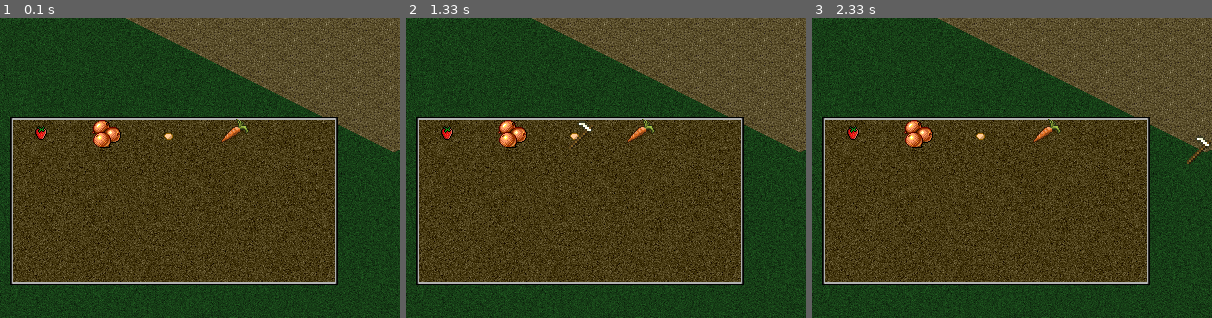
Above: before the commit, frames 1-3 (left to right).
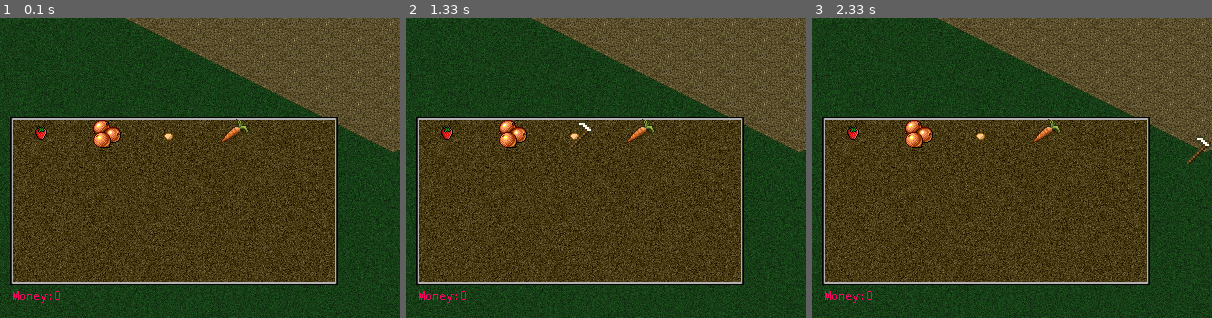
Above: after the commit, the same moments.

Repository: orneo1212/PythonFarmGame
Game: pygame game, started from pyFarmGame.py
Two runs of this game, one before a commit and one after it. Both use one fixed random seed, a clock stepped at 60 frames per second and the inputs below. The source is Python 2; it was converted automatically to run under Python 3.
Inputs (mouse positions are % of the whole screen's width and height, from its top left):
- Up to frame 1 (0.1 s): no input
- Up to frame 2 (1.33 s): click (50, 50) at 0.38 s; click (60, 72) at 0.72 s; click (19, 74) at 1.05 s
- Up to frame 3 (2.33 s): click (87, 85) at 1.38 s; click (52, 16) at 1.72 s; click (45, 76) at 2.05 s
The pictures show only the part of the screen within x 0-50%, y 50-100%; the shares and areas given below are measured in that part.

The runs differ from the first frame. In frame 1, 0.1% of the frame differs, in the area x 3-15%, y 91-95%; in frame 2, 0.1%; in frame 3, 0.1%.

Commit message:
money message

Diff:
--- a/farmlib/farmfield.py
+++ b/farmlib/farmfield.py
@@ -46,10 +46,13 @@
             if not farmtile['seed'].growing and farmtile['seed'].to_harvest:
                 #harvest seeds
                 for i in range(farmtile['seed'].growquantity):
+                    #
+                    player.event_harvest(farmtile['seed'])
+
                     itemid = farmtile['seed'].id
                     if itemid not in player.inventory:
                         player.inventory.append(itemid)
-                        player.itemscounter[str(itemid)] += 1
+                        player.itemscounter[str(itemid)] = 1
                     else:
                         player.itemscounter[str(itemid)] += 1
                 #TODO: add feature to many years seeds
--- a/farmlib/player.py
+++ b/farmlib/player.py
@@ -23,3 +23,7 @@
             seed = Seed()
             seed.apply_dict(seeds[index])
             return seed
+
+    def event_harvest(self, seedharvested):
+        #self.money += seedharvested.growtime / 120
+        pass
--- a/pyFarmGame.py
+++ b/pyFarmGame.py
@@ -177,6 +177,12 @@
         screen.blit(self.images.loadimage('plant'), (60, 10))
         screen.blit(self.images.loadimage('wateringcan'), (110, 10))
 
+        text = "Money:%s" % self.player.money
+        text = self.notifyfont.render(text, 0, (255, 0, 100), (255, 0, 255))
+        text.set_colorkey((255, 0, 255))
+        screen.blit(text, (12, 570))
+
+
         if self.currenttool == 'harvest':
             pygame.draw.rect(screen, (255, 255, 255), (10, 10, 48, 48), 1)
         if self.currenttool == 'plant':
